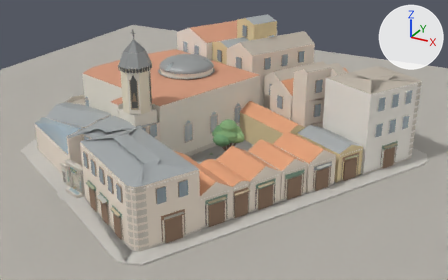
The glTF model output/gltf/block147.glb: old version first, new version second.
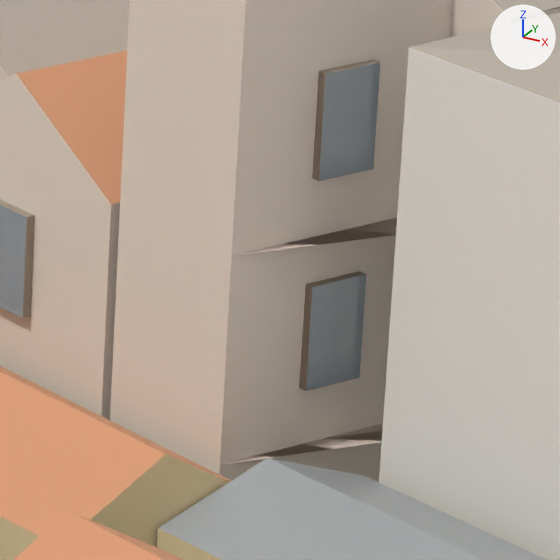
The first picture shows the older version from a 50 mm camera at (37.6, -65.2, 33.5) aimed at (2.9, -2.2, 2.0). The close-ups show the older and then the newer version on the part from 62% to 77% of the width and 26% to 49% of the height of that picture. Only the edits that show in the close-ups are written down. Lighting does not change. The marker at upper right points along +X, +Y and +Z. Where no turn or scale is listed for an object, it has been applied to the vertices. Vertices at exactly the same position are counted once.

Names of what the first close-up shows: 'E-4', 'E-4a', 'E-6', 'N-46', 'N-48', 'N-50.south_rear_three_storey_roofed', 'N-52-54-E2.corner_mass'.
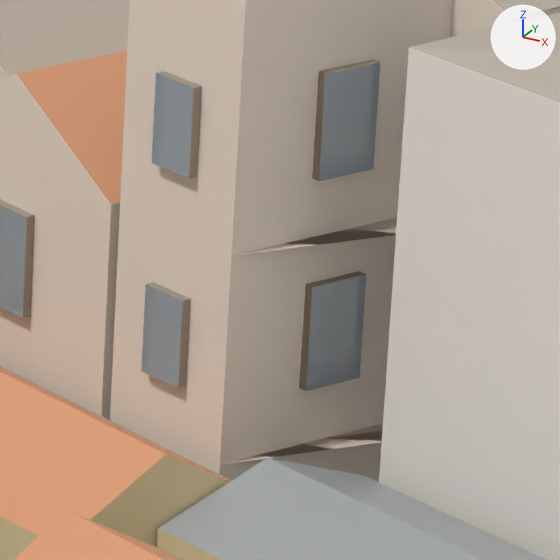
Where the change shows, as pixel boxes [x1, y1, x2, y2] in the close-ups (560 x 560 px):
part 1 of me_n_50_south_rear_three_storey_roofed, added
    after: [110, 0, 244, 474]

What the commit changed:
me_n_50_south_rear_three_storey_roofed is used by ob_n_50_south_rear_three_storey_roofed; location (12.12, 5.96, 0.0).
me_n_50_south_rear_three_storey_roofed had 125 vertices, 123 faces and spanned x -2.73..3.11, y -3.01..2.86, z 0.0..11.02.
me_n_50_south_rear_three_storey_roofed now has 179 vertices, 177 faces and spans x -2.73..3.11, y -3.01..2.86, z 0.0..11.02.
me_n_50_south_rear_three_storey_roofed part 1: 36 vertices added at x -2.73..-0.55, y -3.01..-1.9, z 4.75..9.3.
Other edits to the shape of me_n_50_south_rear_three_storey_roofed do not show in these pictures.
